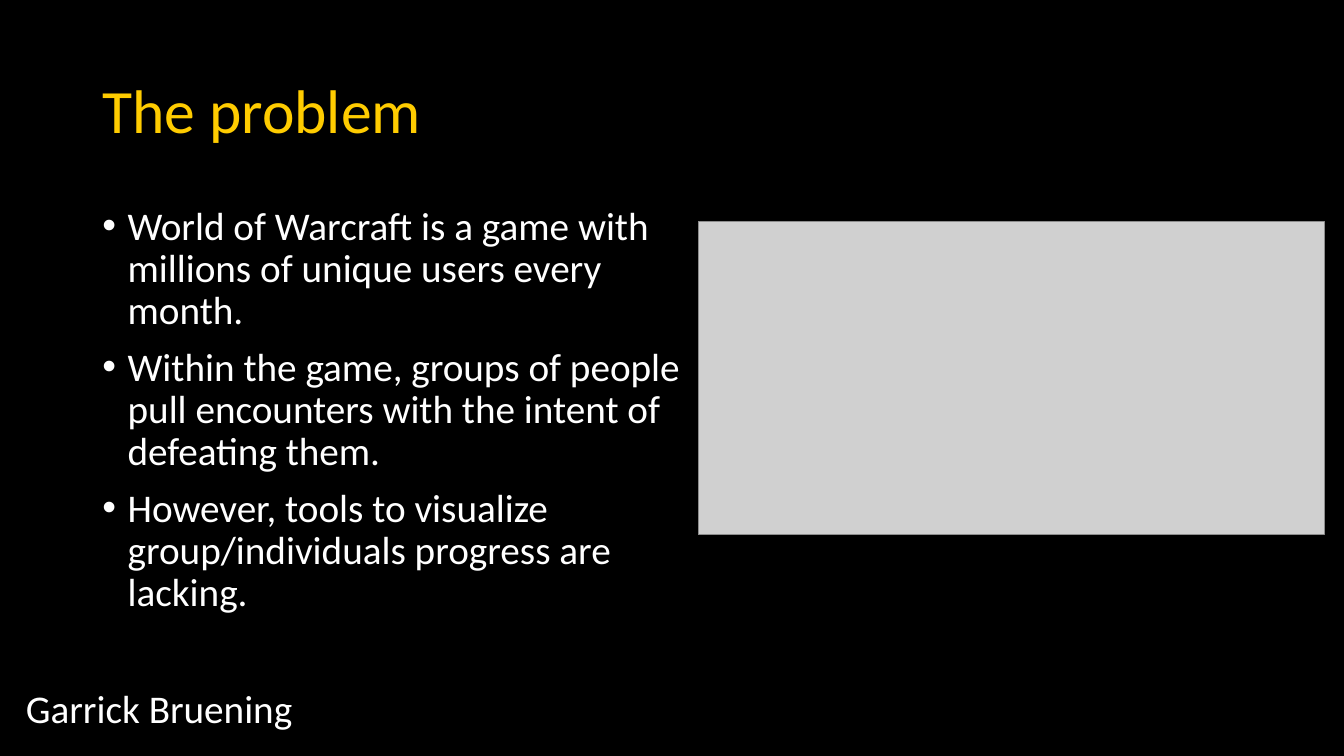
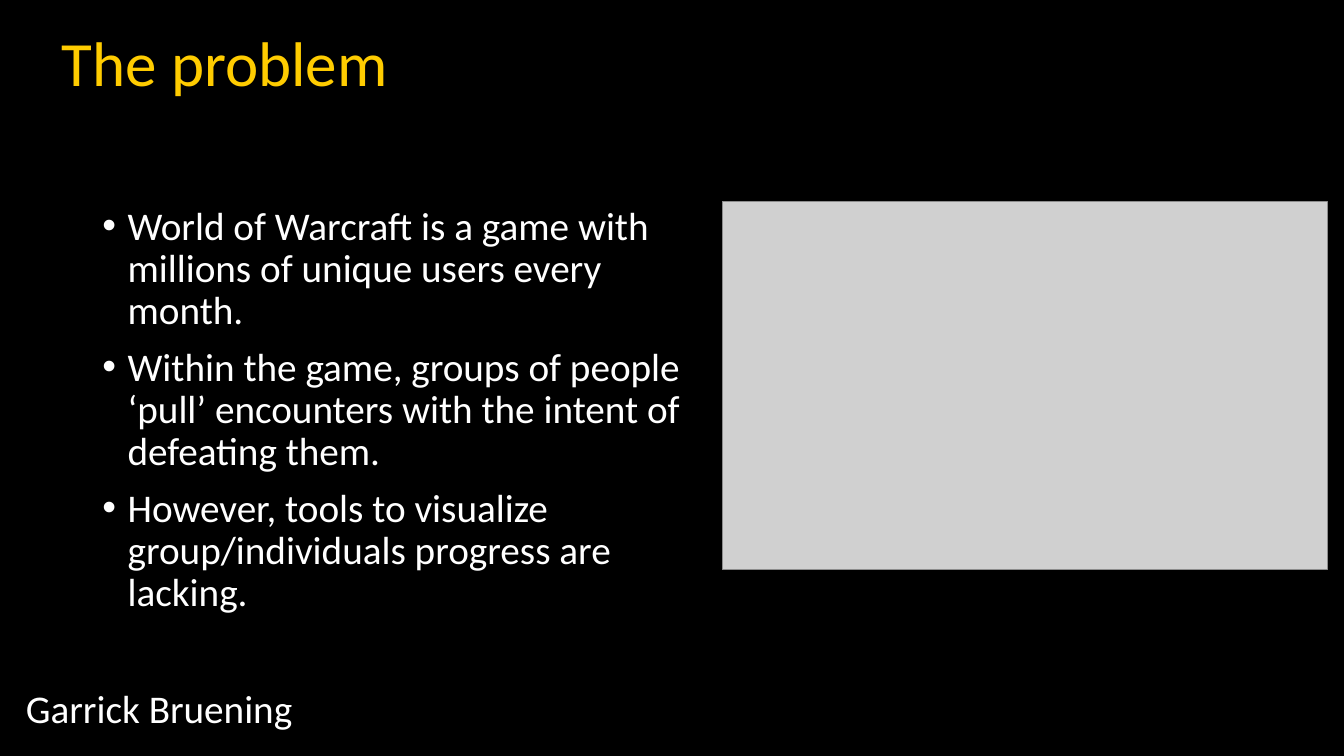
Before and after one commit to GBruening/succes_predictor, a slide deck: slide 2 of TDI/TDI_pitch.pptx. Drawn at 1344x756 pixels with LibreOffice and Linux fonts; fonts in the diff are those of the drawing; grey boxes stand for pictures. Boxes give left, top, right and bottom in pixels: in the first picture for what was removed or moved away, otherwise in the second. Text is boxed around its words. In the diff, an @@ line names an element or a change of style, - is before the commit and + after.

```diff
--- a/TDI/TDI_pitch.pptx
+++ b/TDI/TDI_pitch.pptx
@@ text "The problem": place and size @@
-text "The problem" at (102, 90, 421, 143)
+text "The problem" at (62, 42, 387, 96)
@@ text "The problem" at (62, 42, 387, 96): size 44 to 45 pt; vertical alignment middle to top @@
@@ picture: place and size @@
-picture at (699, 221, 1325, 534)
+picture at (723, 202, 1328, 571)
@@ text at (128, 353, 680, 472): text changed @@
-• Within the game, groups of people pull encounters with the intent of defeating them.
+• Within the game, groups of people ‘pull’ encounters with the intent of defeating them.
```
Also in this commit, not shown: 3 other slides changed, 2 slides added, 1 slide removed, 18 other files.
